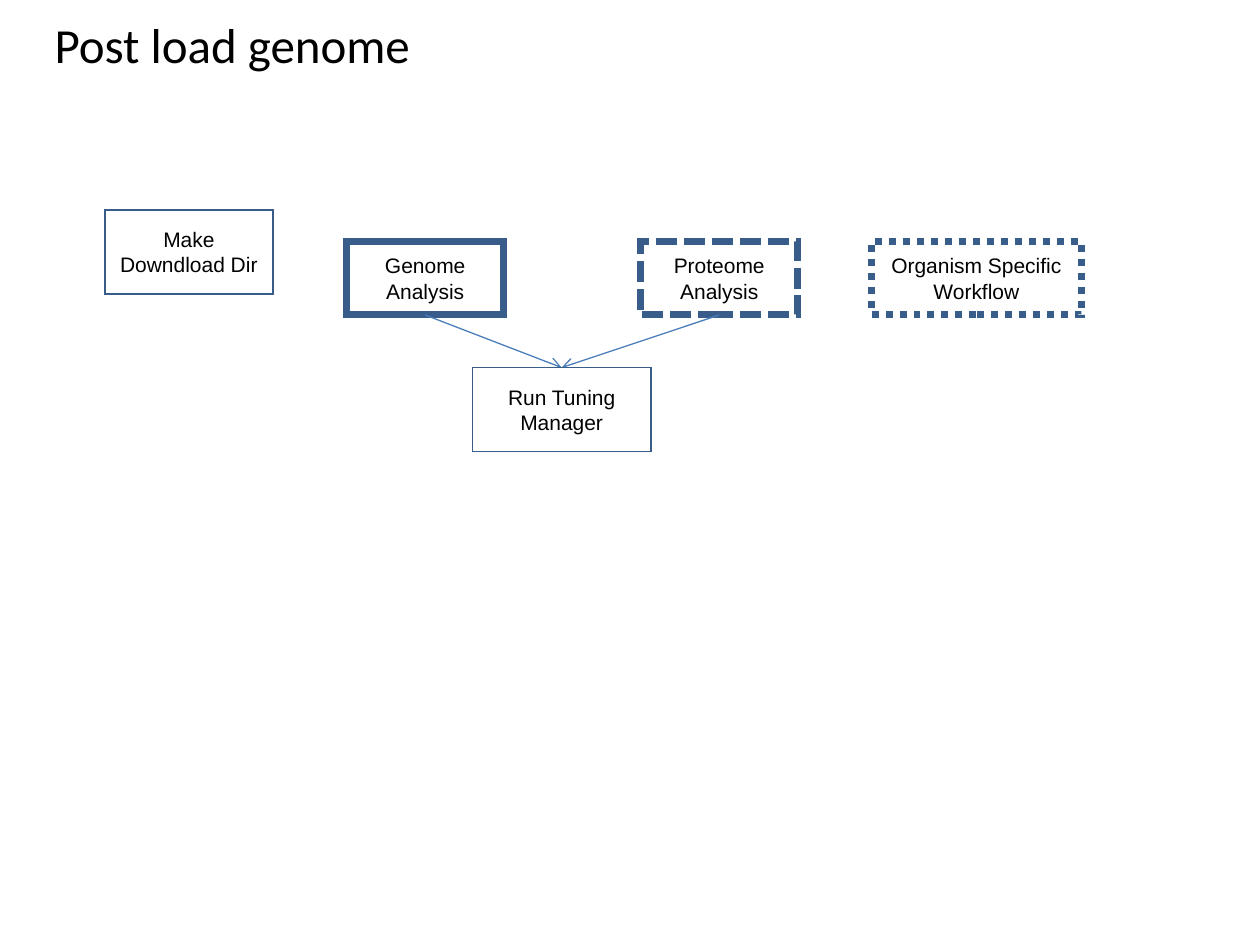
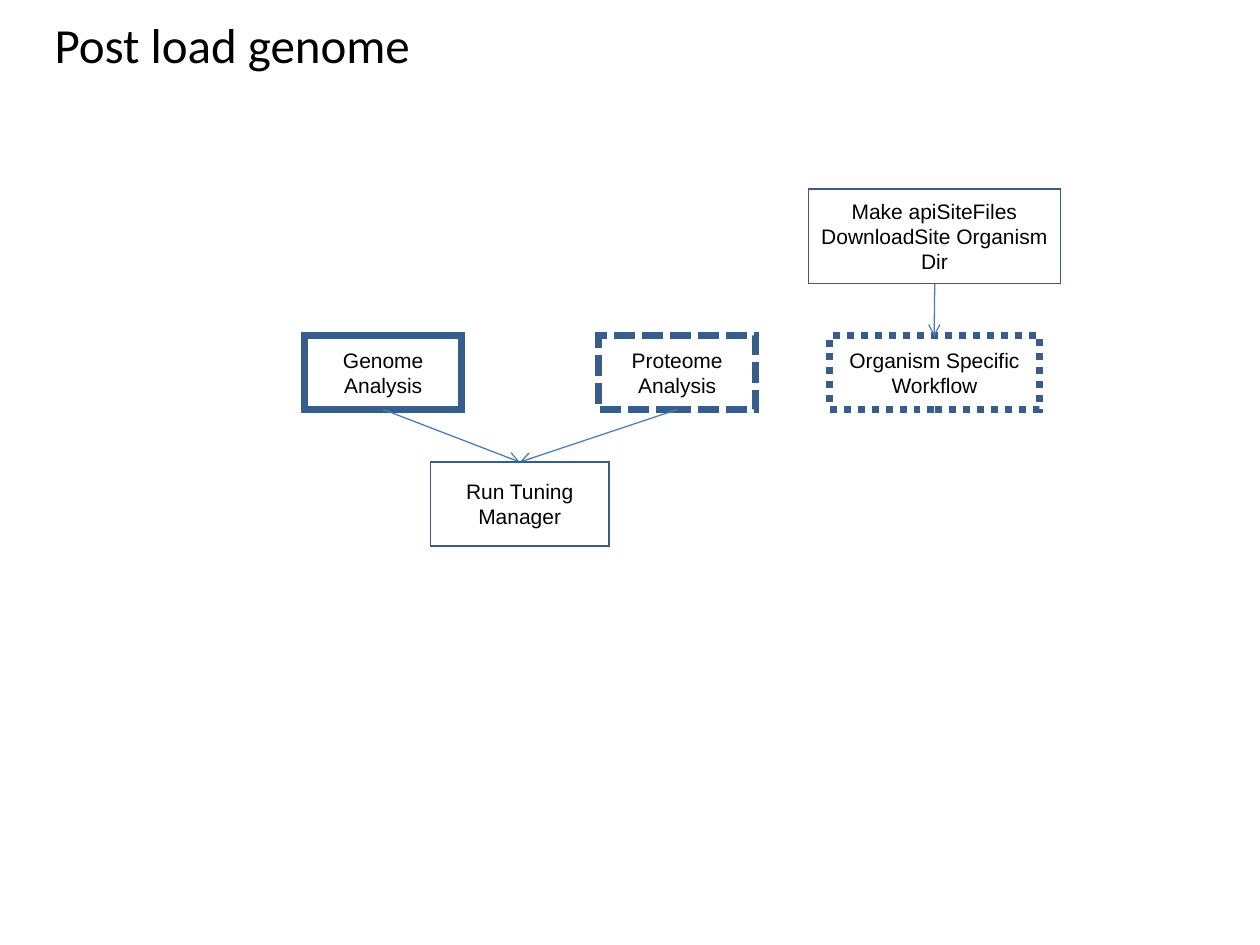
Before and after one commit to VEuPathDB/ApiCommonWorkflow, a slide deck: slide 7 of Main/doc/IntegratedWorkflow.ppt. Drawn at 1260x945 pixels with LibreOffice and Linux fonts; fonts in the diff are those of the drawing. Boxes give left, top, right and bottom in pixels: in the first picture for what was removed or moved away, otherwise in the second. Text is boxed around its words. In the diff, an @@ line names an element or a change of style, - is before the commit and + after.

```diff
--- a/Main/doc/IntegratedWorkflow.ppt
+++ b/Main/doc/IntegratedWorkflow.ppt
@@ rectangle added at [809, 189, 1061, 284], fill #FFFFFF, outline #385D8A 0.99 pt, 12 pt, text #000000 @@
+Make apiSiteFiles DownloadSite Organism Dir
@@ rectangle removed at [105, 210, 272, 295] @@
-Make Downdload Dir
@@ arrow added from (935, 284) to (934, 336), #4A7EBB 0.74 pt @@
@@ rectangle "Organism Specific Workflow": place and size @@
-rectangle "Organism Specific Workflow" at [872, 242, 1082, 315]
+rectangle "Organism Specific Workflow" at [829, 336, 1040, 410]
@@ 3 rectangles, 1 arrow: place and size @@
-3 rectangles, 1 arrow at [346, 242, 798, 452]
+3 rectangles, 1 arrow at [305, 336, 756, 547]
@@ arrow moved from (719, 315) - (562, 368) to (678, 410) - (519, 462) @@
```
Also in this commit, not shown: 8 other slides changed, 2 slides added, 1 slide removed.
